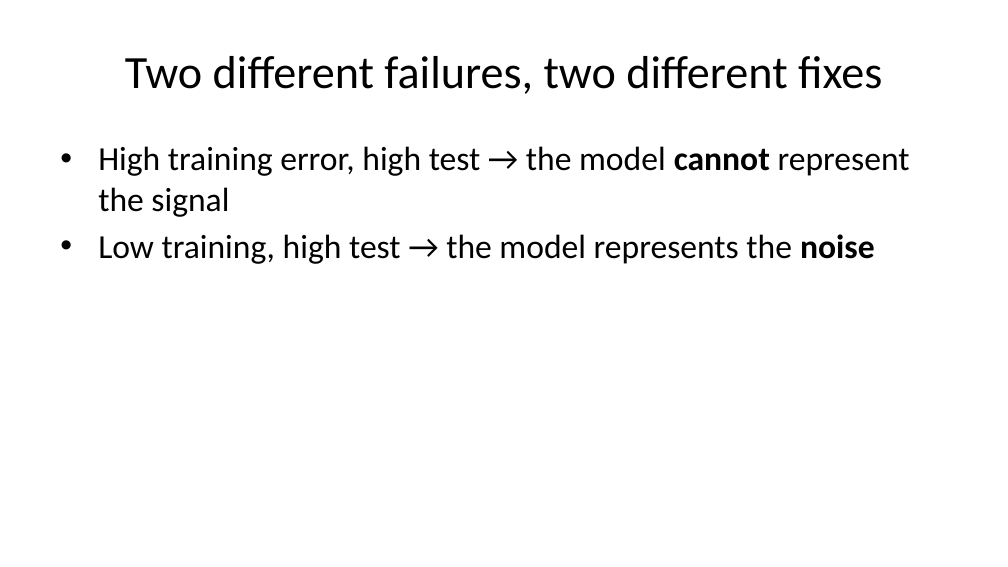
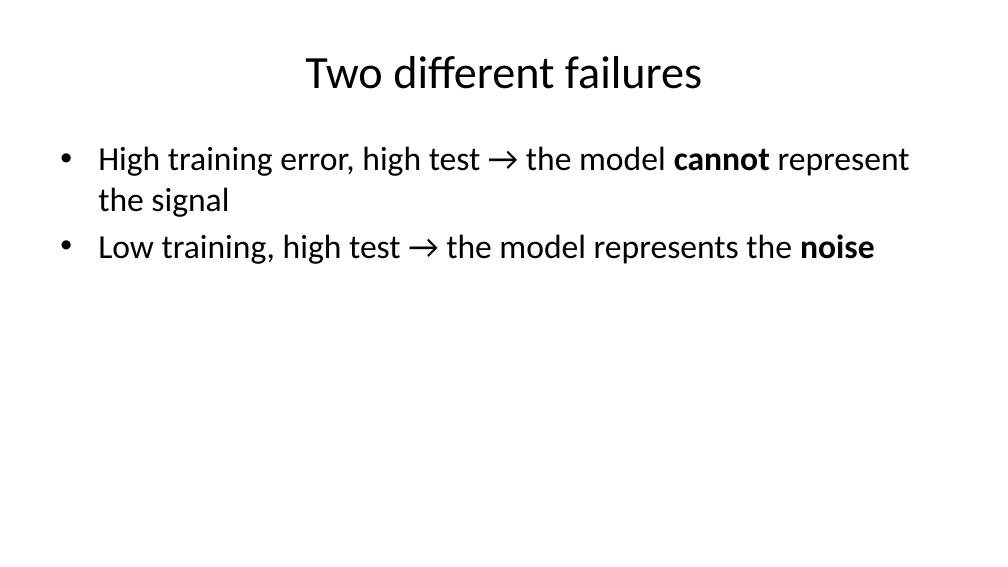
Before and after one commit to pauldubois98/AdcancedTopicsDataScience2026, a slide deck: slide 8 of Course03/slides.pptx. Drawn at 1008x567 pixels with LibreOffice and Linux fonts; fonts in the diff are those of the drawing. Boxes give left, top, right and bottom in pixels: in the first picture for what was removed or moved away, otherwise in the second. Text is boxed around its words. In the diff, an @@ line names an element or a change of style, - is before the commit and + after.

```diff
--- a/Course03/slides.pptx
+++ b/Course03/slides.pptx
@@ title at [305, 56, 702, 89]: text changed @@
-Two different failures, two different fixes
+Two different failures
```
Also in this commit, not shown: 26 other slides changed, 28 slides added, 15 slides removed, 1 other file.
